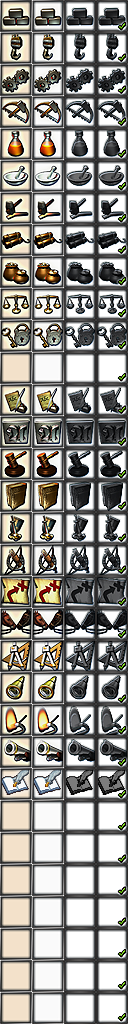
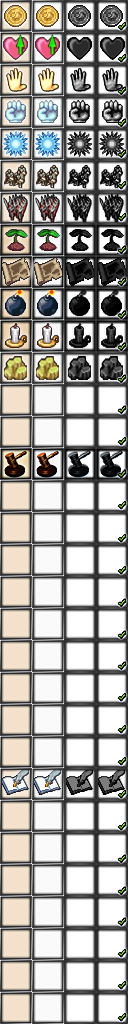
Layers edited between the first and the second 128x1024 image:
renamed "Malebene 1 (eingefügt)" to "Book", painted on it over <box>0,640,128,768</box>
painted on "Hintergrund" (1st of 2) over <box>0,0,128,768</box>
added layer "Mine" above "Elite" over <box>0,64,128,448</box>
added layer "Elite" above "Legion" over <box>0,64,128,384</box>
added layer "Legion" above "Stoic" over <box>0,0,128,320</box>
added layer "Stoic" above "Hand" over <box>0,0,128,768</box>
added layer "Hand" above "Complain" over <box>0,0,128,256</box>
added layer "Complain" above "Heart" over <box>0,0,128,256</box>
added layer "Heart" above "Coin" over <box>0,0,128,128</box>
added layer "Coin" above "Malebene 1 (eingefügt)" over <box>0,0,128,128</box>
added layer "Malebene 1 (eingefügt)" above "Hintergrund" over <box>0,448,128,512</box>
added layer "Hintergrund" (2nd of 2) over <box>0,0,128,768</box>
